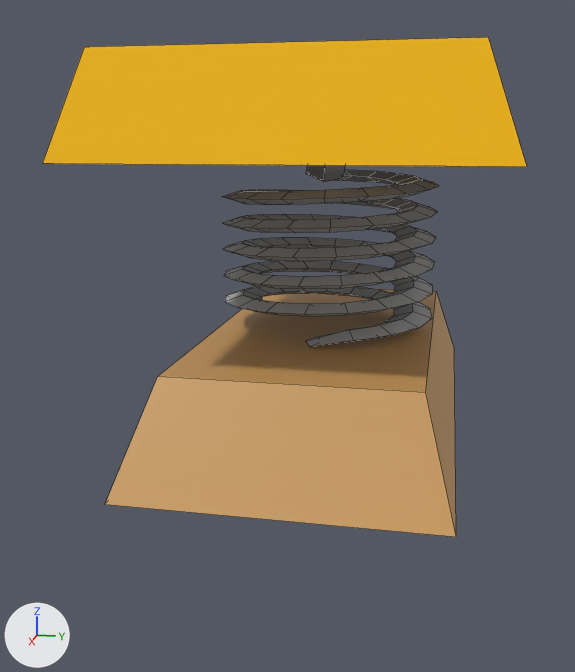
One commit to the FBX model Assets/Models/bouncePad2.fbx: the scene before it, then after it.
Camera for both pictures: a camera (50 mm lens) standing at (0.0771, 0.0113, 0.0176) and looking at (0.0001, -0.0041, -0.0017). The lights are fixed; the arrows at lower left show +X, +Y and +Z. Mesh edges are drawn as thin lines. Where no turn or scale is listed for an object, it has been applied to the vertices.

Objects in the first picture: 'pCube1', 'pHelix1', 'pasted__pCube1'.
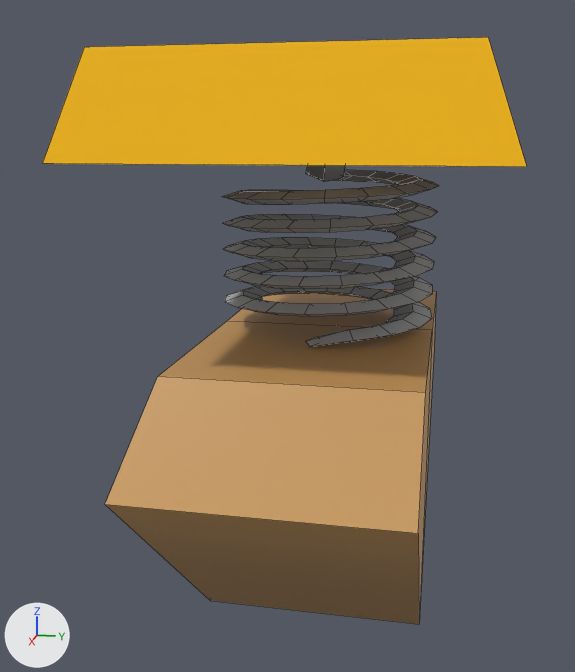
Changed parts and their boxes (x1, y1, x2, y2) in the pictures (575 x 672 px):
'pCube1', reshaped (35% taller): before (105, 289, 456, 537); after (105, 289, 436, 624)

The edits, one by one:
me_mesh_001 is used by ob_pcube1; location (0.0, 0.0, -0.0046).
me_mesh_001 had 8 vertices, 6 faces and spanned x -0.0258..0.0258, y -0.0129..0.0129, z -0.0043..0.0043.
me_mesh_001 now has 12 vertices, 10 faces and spans x -0.0258..0.0258, y -0.0129..0.0103, z -0.0281..0.0043.
Part 1, on me_mesh_001:
4 faces are deleted.
2 vertices move from x -0.0258..0.0258, y 0.0129, z -0.0043 to x -0.0258..0.0258, y 0.0103, z -0.0043.
4 vertices are added at (0.0003, -0.0103, 0.0043), (0.0003, 0.0103, 0.0043), (0.0003, -0.0129, -0.0281), (0.0003, 0.0103, -0.0281).
8 new faces join them.
